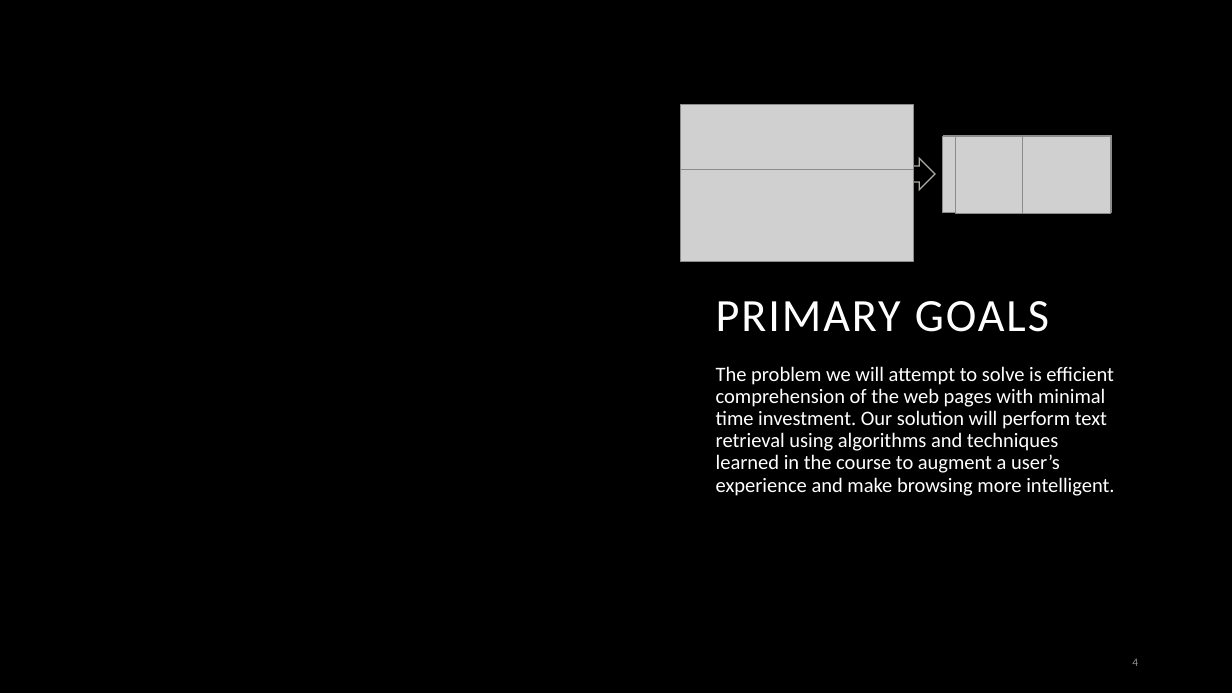
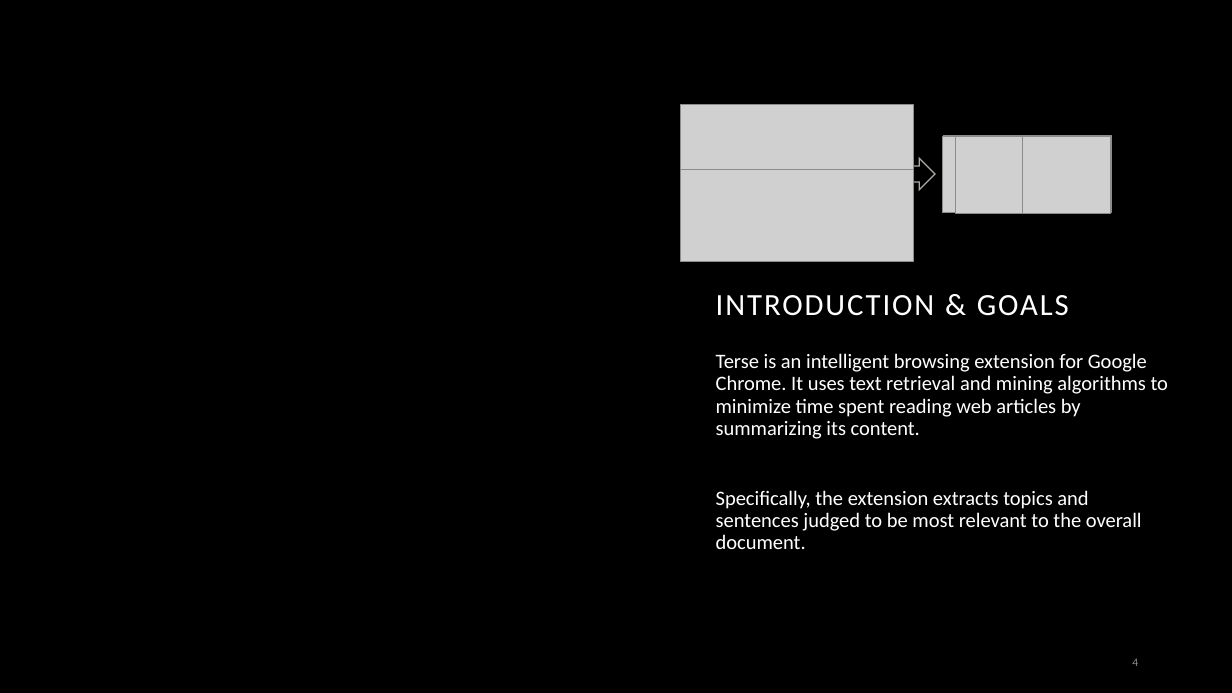
Before and after one commit to devinsburke/CourseProject, a slide deck: slide 3 of Presentation.pptx (slide 4 before the commit). Drawn at 1232x693 pixels with LibreOffice and Linux fonts; fonts in the diff are those of the drawing; grey boxes stand for pictures; background and template pictures are left out. Boxes give left, top, right and bottom in pixels: in the first picture for what was removed or moved away, otherwise in the second. Text is boxed around its words. In the diff, an @@ line names an element or a change of style, - is before the commit and + after.

```diff
--- a/Presentation.pptx
+++ b/Presentation.pptx
@@ title at (716, 295, 1069, 316): text changed; size 36 to 24 pt @@
-PRIMARY GOALS
+INTRODUCTION & GOALS
@@ text added at (716, 353, 1168, 549), 16 pt, text #FFFFFF @@
+Terse is an intelligent browsing extension for Google Chrome. It uses text retrieval and mining algorithms to minimize time spent reading web articles by summarizing its content.
+Specifically, the extension extracts topics and sentences judged to be most relevant to the overall document.
@@ subtitle removed at (716, 366, 1114, 496) @@
-The problem we will attempt to solve is efficient comprehension of the web pages with minimal time investment. Our solution will perform text retrieval using algorithms and techniques learned in the course to augment a user’s experience and make browsing more intelligent.
```
Also in this commit, not shown: 5 other slides changed, 1 slide added, 2 slides removed.
